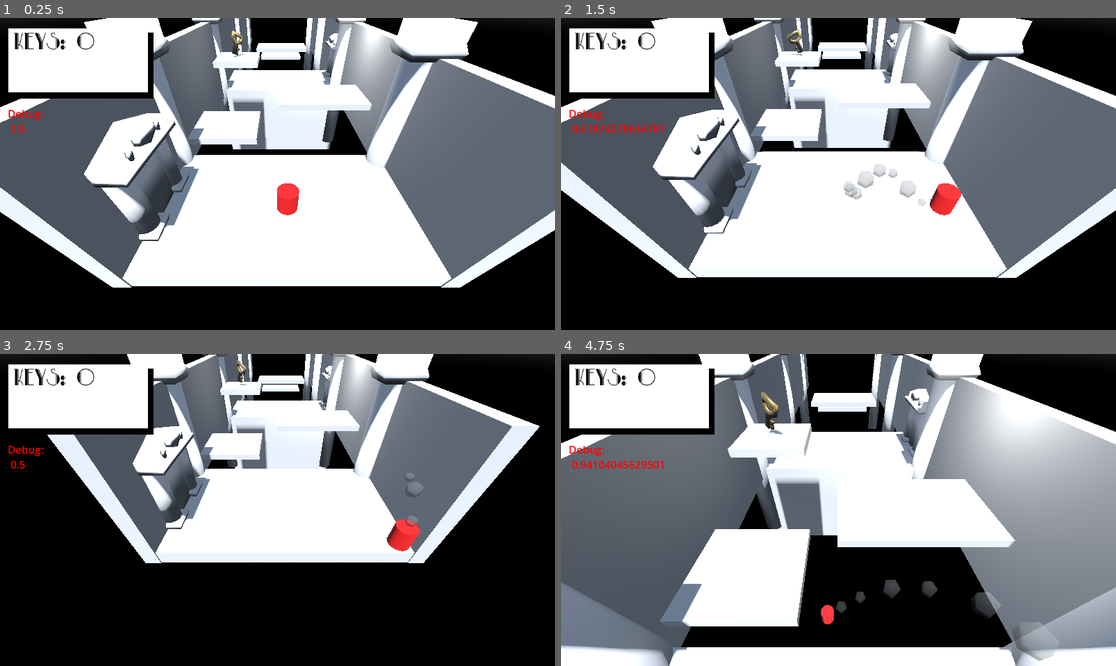
Above: before the commit, frames 1-4 (two rows, left to right).
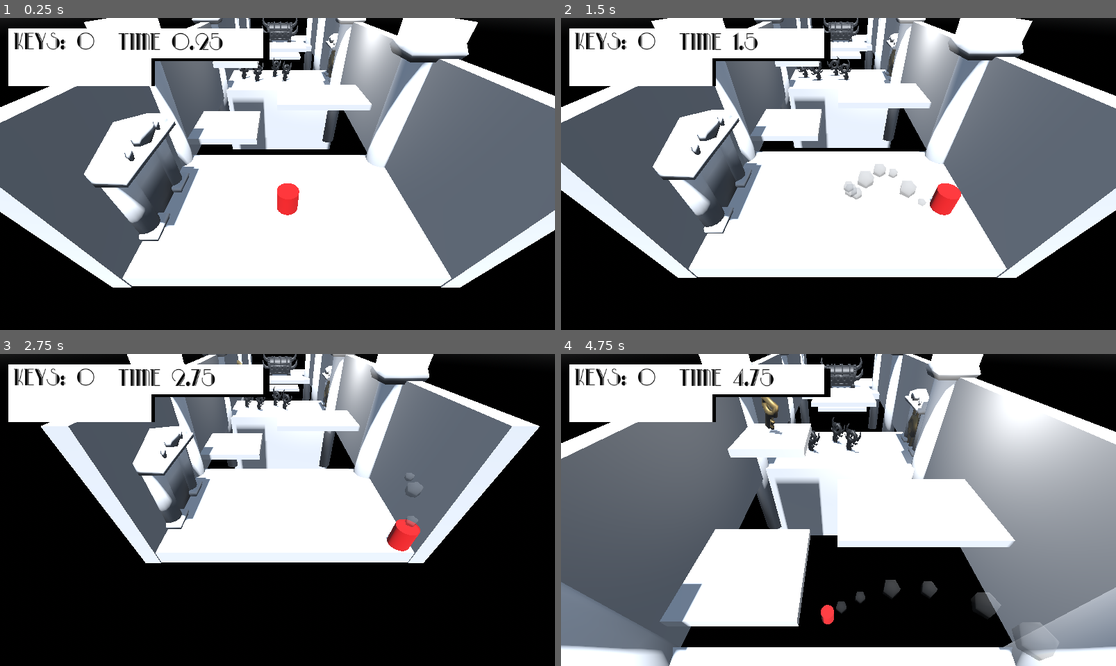
Above: after the commit, the same moments.

Repository: FloridaChristopher/LabyrinthGameJam
Game: Godot game, scene res://Scenes/the_maze.tscn
The game is run twice, just before and just after one commit, with the same random seed, the same clock (stepped at 60 frames per second) and the same inputs.
Inputs:
- Up to frame 1 (0.25 s): no input
- Up to frame 2 (1.5 s): hold D (Right) 0.53-1.28 s; tap Space (Jump) at 0.77 s; hold S (Backward) from 1.28 s (still down)
- Up to frame 3 (2.75 s): tap Space (Jump) at 1.52 s; release S (Backward) at 2.03 s; hold D (Right) from 2.03 s (still down)
- Up to frame 4 (4.75 s): release D (Right) at 2.78 s; hold W (Forward) 2.78-3.53 s; tap Space (Jump) at 3.02, 3.77, 4.52 s; hold A (Left) from 3.53 s (still down)

The runs differ from the first frame. In frame 1, 3.7% of the frame differs, in the area x 1-61%, y 0-37%; in frame 2, 3.9%; in frame 3, 3.4%; in frame 4, 4.4%, in the area x 1-65%, y 1-37%.

Commit message:
Big Chest
- Added the big chest
- The chest only opens if you have 4 keys.
- when it opens you will warp to the last room in the rooms array
- added a custom resource file called the roomsarray. it contains the room array.

Diff:
--- /dev/null
+++ b/Labyrinth/Objects/big_chest.tscn
@@ -0,0 +1,36 @@
+[gd_scene load_steps=6 format=3 uid="uid://c4b6eo85fa5xl"]
+
+[ext_resource type="ArrayMesh" uid="uid://be64qkmgl5dyg" path="res://Models/big chest.obj" id="1_e12rw"]
+[ext_resource type="Script" path="res://Scripts/big_chest.gd" id="1_sedc0"]
+
+[sub_resource type="StandardMaterial3D" id="StandardMaterial3D_a6qiy"]
+albedo_color = Color(0.27451, 0.27451, 0.27451, 1)
+metallic = 1.0
+roughness = 0.49
+
+[sub_resource type="BoxShape3D" id="BoxShape3D_se4a5"]
+size = Vector3(2.023, 0.924, 1.185)
+
+[sub_resource type="BoxShape3D" id="BoxShape3D_3jgoh"]
+size = Vector3(1.787, 1, 1)
+
+[node name="Big Chest" type="StaticBody3D"]
+script = ExtResource("1_sedc0")
+
+[node name="BigChest" type="MeshInstance3D" parent="."]
+transform = Transform3D(0.638787, 0, 0, 0, 0.638787, 0, 0, 0, 0.638787, 0, 0, 0)
+material_override = SubResource("StandardMaterial3D_a6qiy")
+mesh = ExtResource("1_e12rw")
+skeleton = NodePath("../..")
+
+[node name="Area3D" type="Area3D" parent="."]
+
+[node name="CollisionShape3D" type="CollisionShape3D" parent="Area3D"]
+transform = Transform3D(1, 0, 0, 0, 1, 0, 0, 0, 1, 0, 0.527512, -0.255733)
+shape = SubResource("BoxShape3D_se4a5")
+
+[node name="CollisionShape3D" type="CollisionShape3D" parent="."]
+transform = Transform3D(1, 0, 0, 0, 1, 0, 0, 0, 1, 0, 0.482575, -0.267483)
+shape = SubResource("BoxShape3D_3jgoh")
+
+[connection signal="body_entered" from="Area3D" to="." method="_on_area_3d_body_entered"]
--- a/Labyrinth/Objects/big_key.tscn
+++ b/Labyrinth/Objects/big_key.tscn
@@ -90,7 +90,7 @@
 script = ExtResource("1_kah3o")
 
 [node name="Node3D" type="Node3D" parent="."]
-transform = Transform3D(-0.748473, 0, 0.663165, 0, 1, 0, -0.663165, 0, -0.748473, 0, 0.0524707, 0)
+transform = Transform3D(0.766258, 0, -0.642532, 0, 1, 0, 0.642532, 0, 0.766258, 0, 0.0151513, 0)
 
 [node name="BigKey" type="MeshInstance3D" parent="Node3D"]
 transform = Transform3D(0.37248, 0, 0, 0, 0.341718, 0.148222, 0, -0.148222, 0.341718, 0, 0.0314566, 0.111401)
--- a/Labyrinth/Objects/bigger_key.tscn
+++ b/Labyrinth/Objects/bigger_key.tscn
@@ -1,18 +1,12 @@
-[gd_scene load_steps=10 format=3 uid="uid://rag02nht8chh"]
+[gd_scene load_steps=8 format=3 uid="uid://rag02nht8chh"]
 
 [ext_resource type="Script" path="res://Scripts/key.gd" id="1_s7i48"]
 [ext_resource type="ArrayMesh" uid="uid://yr5epxnc45b8" path="res://Models/Bigger key.obj" id="2_47nk2"]
-[ext_resource type="ArrayMesh" uid="uid://c2pmd4ijsjnlq" path="res://Models/Big key.obj" id="2_b0n57"]
 
 [sub_resource type="StandardMaterial3D" id="StandardMaterial3D_mki5a"]
 albedo_color = Color(0.27451, 0.27451, 0.27451, 1)
 metallic = 1.0
 roughness = 0.49
-
-[sub_resource type="StandardMaterial3D" id="StandardMaterial3D_y5sd7"]
-albedo_color = Color(0.752941, 0.639216, 0.4, 1)
-metallic = 1.0
-roughness = 0.56
 
 [sub_resource type="SphereShape3D" id="SphereShape3D_fj8e8"]
 radius = 0.335
@@ -93,13 +87,6 @@
 mesh = ExtResource("2_47nk2")
 skeleton = NodePath("../..")
 
-[node name="BigKey" type="MeshInstance3D" parent="Node3D"]
-transform = Transform3D(0.37248, 7.36592e-05, 0.000307003, -0.000190176, 0.341459, 0.148817, -0.000252012, -0.148817, 0.341459, 0, 0.0314566, 0.111401)
-visible = false
-material_override = SubResource("StandardMaterial3D_y5sd7")
-mesh = ExtResource("2_b0n57")
-skeleton = NodePath("../../..")
-
 [node name="CollisionShape3D" type="CollisionShape3D" parent="."]
 transform = Transform3D(1, 0, 0, 0, 1, 0, 0, 0, 1, 0, 0.289194, 0)
 shape = SubResource("SphereShape3D_fj8e8")
--- a/Labyrinth/Objects/doorway.tscn
+++ b/Labyrinth/Objects/doorway.tscn
@@ -7,6 +7,80 @@
 
 [sub_resource type="BoxShape3D" id="BoxShape3D_5k4op"]
 size = Vector3(1.269, 1.904, 0.439)
+
+[sub_resource type="Animation" id="Animation_gq3gu"]
+length = 0.001
+tracks/0/type = "value"
+tracks/0/imported = false
+tracks/0/enabled = true
+tracks/0/path = NodePath("GateParent:position")
+tracks/0/interp = 1
+tracks/0/loop_wrap = true
+tracks/0/keys = {
+"times": PackedFloat32Array(0),
+"transitions": PackedFloat32Array(1),
+"update": 0,
+"values": [Vector3(0, 0, 0)]
+}
+
+[sub_resource type="Animation" id="Animation_onsjt"]
+resource_name = "door_locked"
+tracks/0/type = "value"
+tracks/0/imported = false
+tracks/0/enabled = true
+tracks/0/path = NodePath("GateParent:position")
+tracks/0/interp = 1
+tracks/0/loop_wrap = true
+tracks/0/keys = {
+"times": PackedFloat32Array(0),
+"transitions": PackedFloat32Array(1),
+"update": 0,
+"values": [Vector3(0, 0, 0)]
+}
+
+[sub_resource type="Animation" id="Animation_l5440"]
+resource_name = "door_unlock"
+tracks/0/type = "value"
+tracks/0/imported = false
+tracks/0/enabled = true
+tracks/0/path = NodePath("GateParent:position")
+tracks/0/interp = 1
+tracks/0/loop_wrap = true
+tracks/0/keys = {
+"times": PackedFloat32Array(0, 1),
+"transitions": PackedFloat32Array(1, 1),
+"update": 0,
+"values": [Vector3(0, 0, 0), Vector3(0, -1.61948, 0)]
+}
+
+[sub_resource type="AnimationLibrary" id="AnimationLibrary_mgghw"]
+_data = {
+"RESET": SubResource("Animation_gq3gu"),
+"door_locked": SubResource("Animation_onsjt"),
+"door_unlock": SubResource("Animation_l5440")
+}
+
+[sub_resource type="AnimationNodeAnimation" id="AnimationNodeAnimation_tp4rh"]
+animation = &"door_locked"
+
+[sub_resource type="AnimationNodeAnimation" id="AnimationNodeAnimation_d5erd"]
+animation = &"door_unlock"
+
+[sub_resource type="AnimationNodeStateMachineTransition" id="AnimationNodeStateMachineTransition_sbtj3"]
+advance_mode = 2
+
+[sub_resource type="AnimationNodeStateMachineTransition" id="AnimationNodeStateMachineTransition_ldofp"]
+advance_mode = 2
+advance_condition = &"locked"
+
+[sub_resource type="AnimationNodeStateMachine" id="AnimationNodeStateMachine_k7xdp"]
+states/door_locked/node = SubResource("AnimationNodeAnimation_tp4rh")
+states/door_locked/position = Vector2(351, 74)
+states/door_unlock/node = SubResource("AnimationNodeAnimation_d5erd")
+states/door_unlock/position = Vector2(566, 86)
+transitions = ["Start", "door_locked", SubResource("AnimationNodeStateMachineTransition_sbtj3"), "door_locked", "door_unlock", SubResource("AnimationNodeStateMachineTransition_ldofp")]
+
+[sub_resource type="AnimationNodeStateMachinePlayback" id="AnimationNodeStateMachinePlayback_xh50l"]
 
 [sub_resource type="StandardMaterial3D" id="StandardMaterial3D_km3br"]
 albedo_color = Color(0.752941, 0.639216, 0.4, 1)
@@ -19,7 +93,7 @@
 mesh = ExtResource("2_3owyv")
 script = ExtResource("3_jj8vu")
 spawnpoint = NodePath("Node3D")
-gate = NodePath("LockGate")
+gate = NodePath("GateParent/LockGate")
 
 [node name="Area3D" type="Area3D" parent="."]
 
@@ -30,9 +104,25 @@
 [node name="Node3D" type="Node3D" parent="."]
 transform = Transform3D(1, 0, -7.10543e-15, 0, 1, 0, 7.10543e-15, 0, 1, -5.21541e-08, 0.368271, 1.19146)
 
-[node name="LockGate" type="MeshInstance3D" parent="."]
+[node name="AnimationPlayer" type="AnimationPlayer" parent="."]
+libraries = {
+"": SubResource("AnimationLibrary_mgghw")
+}
+
+[node name="AnimationTree" type="AnimationTree" parent="."]
+tree_root = SubResource("AnimationNodeStateMachine_k7xdp")
+anim_player = NodePath("../AnimationPlayer")
+active = true
+parameters/playback = SubResource("AnimationNodeStateMachinePlayback_xh50l")
+parameters/conditions/locked = false
+
+[node name="GateParent" type="Node3D" parent="."]
+transform = Transform3D(1, 0, -7.10543e-15, 0, 1, 0, 7.10543e-15, 0, 1, 0, 0, 0)
+
+[node name="LockGate" type="MeshInstance3D" parent="GateParent"]
 transform = Transform3D(1, 0, -7.10543e-15, 0, 1, 0, 7.10543e-15, 0, 1, -0.0487188, 0.0351018, -0.0686426)
 material_override = SubResource("StandardMaterial3D_km3br")
 mesh = ExtResource("4_gwfgt")
+skeleton = NodePath("../..")
 
 [connection signal="body_entered" from="Area3D" to="." method="_on_area_3d_body_entered"]
--- a/Labyrinth/Rooms/room0.tscn
+++ b/Labyrinth/Rooms/room0.tscn
@@ -7,6 +7,8 @@
 [ext_resource type="PackedScene" uid="uid://cb061gs4qifx8" path="res://Objects/doorway.tscn" id="5_nyqn0"]
 [ext_resource type="PackedScene" uid="uid://832o6u5ts2pp" path="res://Objects/te_4t_platform.tscn" id="6_fh0vx"]
 [ext_resource type="PackedScene" uid="uid://ceed8awj3lsqn" path="res://Objects/big_key.tscn" id="7_ulg30"]
+[ext_resource type="PackedScene" uid="uid://c4b6eo85fa5xl" path="res://Objects/big_chest.tscn" id="8_g87gp"]
+[ext_resource type="PackedScene" uid="uid://rag02nht8chh" path="res://Objects/bigger_key.tscn" id="9_tqk6q"]
 
 [node name="Room" type="Node3D" groups=["Room"]]
 script = ExtResource("1_h4cj0")
@@ -73,6 +75,7 @@
 [node name="Doorway2" parent="." instance=ExtResource("5_nyqn0")]
 transform = Transform3D(9.44699e-08, 0, -0.720406, 0, 0.720406, 0, 0.720406, 0, 9.44699e-08, 2.39933, -0.462566, -7.64101)
 skeleton = NodePath("../..")
+locked = true
 exit = 1
 connectedRoom = 1
 
@@ -112,10 +115,31 @@
 [node name="Te4t_platform2" parent="." instance=ExtResource("6_fh0vx")]
 transform = Transform3D(1, 0, 0, 0, 1, 0, 0, 0, 0.887152, 0, 0, -7.64941)
 
+[node name="Te4t_platform12" parent="." instance=ExtResource("6_fh0vx")]
+transform = Transform3D(1, 0, 0, 0, 1, 0, 0, 0, 0.887152, 0, 0, -16.3259)
+
+[node name="Te4t_platform13" parent="." instance=ExtResource("6_fh0vx")]
+transform = Transform3D(1, 0, 0, 0, 1, 0, 0, 0, 0.887152, 0, 0, -18.7183)
+
 [node name="Te4t_platform3" parent="." instance=ExtResource("6_fh0vx")]
 transform = Transform3D(1, 0, 0, 0, -4.37114e-08, -1, 0, 1, -4.37114e-08, 0, -1.96166, -5.69906)
 
 [node name="BigKey" parent="." instance=ExtResource("7_ulg30")]
 transform = Transform3D(1, 0, 0, 0, 1, 0, 0, 0, 1, -1.49423, 1.07252, -4.98209)
 
+[node name="Big Chest" parent="." instance=ExtResource("8_g87gp")]
+transform = Transform3D(1, 0, 0, 0, 1, 0, 0, 0, 1, 0, -0.469556, -16.9393)
+
+[node name="BigKey2" parent="." instance=ExtResource("9_tqk6q")]
+transform = Transform3D(1, 0, 0, 0, 1, 0, 0, 0, 1, -1.09459, -0.462566, -7.26441)
+
+[node name="BigKey3" parent="." instance=ExtResource("9_tqk6q")]
+transform = Transform3D(1, 0, 0, 0, 1, 0, 0, 0, 1, 0.166559, -0.462566, -7.30935)
+
+[node name="BigKey4" parent="." instance=ExtResource("9_tqk6q")]
+transform = Transform3D(1, 0, 0, 0, 1, 0, 0, 0, 1, -1.73695, -0.462566, -7.63201)
+
+[node name="BigKey5" parent="." instance=ExtResource("9_tqk6q")]
+transform = Transform3D(1, 0, 0, 0, 1, 0, 0, 0, 1, -0.300476, -0.462566, -7.9316)
+
 [editable path="Te4t_platform10"]
--- /dev/null
+++ b/Labyrinth/Rooms/rooms array.tres
@@ -0,0 +1,10 @@
+[gd_resource type="Resource" script_class="rooms_array" load_steps=5 format=3 uid="uid://dit8ljbjt3lmd"]
+
+[ext_resource type="PackedScene" uid="uid://brxx65eh0t5mh" path="res://Rooms/room0.tscn" id="1_nitxj"]
+[ext_resource type="Script" path="res://Scripts/roomsarray.gd" id="1_qhv5y"]
+[ext_resource type="PackedScene" uid="uid://b44xpwublo52q" path="res://Rooms/room1.tscn" id="2_ppclc"]
+[ext_resource type="PackedScene" uid="uid://b2agqgu2qu5vr" path="res://Rooms/room2.tscn" id="3_0orbx"]
+
+[resource]
+script = ExtResource("1_qhv5y")
+arr = Array[Resource]([ExtResource("1_nitxj"), ExtResource("2_ppclc"), ExtResource("3_0orbx")])
--- a/Labyrinth/Scenes/the_maze.tscn
+++ b/Labyrinth/Scenes/the_maze.tscn
@@ -1,10 +1,8 @@
-[gd_scene load_steps=15 format=3 uid="uid://buh8ief2eol35"]
+[gd_scene load_steps=13 format=3 uid="uid://buh8ief2eol35"]
 
 [ext_resource type="Script" path="res://Scripts/maze_control.gd" id="1_amh2u"]
 [ext_resource type="PackedScene" uid="uid://cuaux0000u4ex" path="res://Scenes/player.tscn" id="1_opeje"]
-[ext_resource type="PackedScene" uid="uid://brxx65eh0t5mh" path="res://Rooms/room0.tscn" id="2_8btyh"]
-[ext_resource type="PackedScene" uid="uid://b44xpwublo52q" path="res://Rooms/room1.tscn" id="3_icjtw"]
-[ext_resource type="PackedScene" uid="uid://b2agqgu2qu5vr" path="res://Rooms/room2.tscn" id="4_arhqy"]
+[ext_resource type="Resource" uid="uid://dit8ljbjt3lmd" path="res://Rooms/rooms array.tres" id="2_tary6"]
 [ext_resource type="Script" path="res://Scripts/camerascroll.gd" id="4_ors2s"]
 [ext_resource type="Script" path="res://Scripts/collectablecontrol.gd" id="7_n5gk5"]
 [ext_resource type="PackedScene" uid="uid://cdb6cv8ygoi3v" path="res://UI/bigger_key_icon.tscn" id="8_gstgy"]
@@ -28,7 +26,7 @@
 
 [node name="Labyrith" type="Node3D" groups=["Control"]]
 script = ExtResource("1_amh2u")
-rooms = Array[Resource]([ExtResource("2_8btyh"), ExtResource("3_icjtw"), ExtResource("4_arhqy")])
+roomsarray = ExtResource("2_tary6")
 
 [node name="Player" parent="." instance=ExtResource("1_opeje")]
 transform = Transform3D(1, 0, 0, 0, 1, 0, 0, 0, 1, 0, 0.207836, 0)
@@ -59,20 +57,72 @@
 
 [node name="CanvasLayer" type="CanvasLayer" parent="."]
 
-[node name="ColorRect2" type="ColorRect" parent="CanvasLayer"]
+[node name="finalscoreparent" type="Node2D" parent="CanvasLayer"]
+visible = false
+position = Vector2(22, 195)
+
+[node name="ColorRect5" type="ColorRect" parent="CanvasLayer/finalscoreparent"]
+offset_left = 321.0
+offset_top = 238.0
+offset_right = 807.0
+offset_bottom = 391.0
+color = Color(0, 0, 0, 1)
+
+[node name="ColorRect6" type="ColorRect" parent="CanvasLayer/finalscoreparent"]
+offset_left = 311.0
+offset_top = 227.0
+offset_right = 796.0
+offset_bottom = 372.0
+
+[node name="RichTextLabel3" type="RichTextLabel" parent="CanvasLayer/finalscoreparent"]
+offset_left = 444.0
+offset_top = 233.0
+offset_right = 702.0
+offset_bottom = 285.0
+theme_override_colors/default_color = Color(0, 0, 0, 1)
+theme_override_fonts/normal_font = ExtResource("9_u1q61")
+theme_override_font_sizes/normal_font_size = 45
+text = "Final Time"
+
+[node name="Final Text" type="RichTextLabel" parent="CanvasLayer/finalscoreparent"]
+offset_left = 390.0
+offset_top = 280.0
+offset_right = 750.0
+offset_bottom = 402.0
+theme_override_colors/default_color = Color(0, 0, 0, 1)
+theme_override_fonts/normal_font = ExtResource("9_u1q61")
+theme_override_font_sizes/normal_font_size = 80
+text = "100.00"
+
+[node name="wowaeaf" type="Node2D" parent="CanvasLayer"]
+
+[node name="ColorRect2" type="ColorRect" parent="CanvasLayer/wowaeaf"]
 offset_left = 29.0
 offset_top = 30.0
-offset_right = 318.0
-offset_bottom = 168.0
+offset_right = 560.0
+offset_bottom = 89.0
 color = Color(0, 0, 0, 1)
 
-[node name="ColorRect" type="ColorRect" parent="CanvasLayer"]
+[node name="ColorRect" type="ColorRect" parent="CanvasLayer/wowaeaf"]
 offset_left = 18.0
 offset_top = 21.0
-offset_right = 307.0
-offset_bottom = 154.0
+offset_right = 547.0
+offset_bottom = 83.0
 
-[node name="RichTextLabel" type="RichTextLabel" parent="CanvasLayer" node_paths=PackedStringArray("pos") groups=["UI"]]
+[node name="ColorRect4" type="ColorRect" parent="CanvasLayer/wowaeaf"]
+offset_left = 52.0
+offset_top = 83.0
+offset_right = 322.0
+offset_bottom = 142.0
+color = Color(0, 0, 0, 1)
+
+[node name="ColorRect3" type="ColorRect" parent="CanvasLayer/wowaeaf"]
+offset_left = 17.0
+offset_top = 82.0
+offset_right = 314.0
+offset_bottom = 141.0
+
+[node name="RichTextLabel" type="RichTextLabel" parent="CanvasLayer/wowaeaf" node_paths=PackedStringArray("pos", "timertext", "finaltimetext", "main", "final") groups=["UI"]]
 offset_left = 28.0
 offset_top = 23.0
 offset_right = 296.0
@@ -80,12 +130,30 @@
 theme_override_colors/default_color = Color(0, 0, 0, 1)
 theme_override_fonts/normal_font = ExtResource("9_u1q61")
 theme_override_font_sizes/normal_font_size = 45
-text = "Keys  99"
+text = "Keys 99"
 script = ExtResource("7_n5gk5")
 pos = NodePath("../Node2D")
 bigkeyprefab = ExtResource("8_gstgy")
+timertext = NodePath("../RichTextLabel2")
+finaltimetext = NodePath("../../finalscoreparent/Final Text")
+main = NodePath("..")
+final = NodePath("../../finalscoreparent")
+
+[node name="RichTextLabel2" type="RichTextLabel" parent="CanvasLayer/wowaeaf"]
+offset_left = 245.0
+offset_top = 24.0
+offset_right = 553.0
+offset_bottom = 103.0
+theme_override_colors/default_color = Color(0, 0, 0, 1)
+theme_override_fonts/normal_font = ExtResource("9_u1q61")
+theme_override_font_sizes/normal_font_size = 45
+text = "Time 100.00"
+
+[node name="Node2D" type="Node2D" parent="CanvasLayer/wowaeaf"]
+position = Vector2(61, 108)
 
 [node name="Debug" type="RichTextLabel" parent="CanvasLayer" node_paths=PackedStringArray("player")]
+visible = false
 offset_left = 16.0
 offset_top = 183.0
 offset_right = 309.0
@@ -96,6 +164,3 @@
 "
 script = ExtResource("8_w72b8")
 player = NodePath("../../Player")
-
-[node name="Node2D" type="Node2D" parent="CanvasLayer"]
-position = Vector2(61, 108)
--- /dev/null
+++ b/Labyrinth/Scripts/big_chest.gd
@@ -0,0 +1,21 @@
+extends Node3D
+
+@export var requiredkeys: int = 4
+
+# Called when the node enters the scene tree for the first time.
+func _ready():
+	pass # Replace with function body.
+
+
+# Called every frame. 'delta' is the elapsed time since the previous frame.
+func _process(delta):
+	pass
+
+
+func _on_area_3d_body_entered(body):
+	if body.is_in_group("Player") and get_tree().get_nodes_in_group("UI"
+	).pop_front().bigKeys >= requiredkeys:
+		print("opened chest")
+		get_tree().get_nodes_in_group("Control").pop_front().opened_chest()
+
+	pass # Replace with function body.
--- a/Labyrinth/Scripts/collectablecontrol.gd
+++ b/Labyrinth/Scripts/collectablecontrol.gd
@@ -3,9 +3,16 @@
 
 var keys: int = 0
 var bigKeys: int = 0
+var time: float = 0
 
 @export var pos: Node2D
 @export var bigkeyprefab: Resource
+@export var timertext: RichTextLabel
+@export var finaltimetext: RichTextLabel
+
+@export var main: Node2D
+@export var final: Node2D
+
 
 func add_keys(num:int,isbigkey:bool):
 	if isbigkey:
@@ -29,7 +36,20 @@
 func spend_key():
 	keys -= 1
 
+
+func ready():
+	final.visible = false
+
 # Called every frame. 'delta' is the elapsed time since the previous frame.
 func _process(delta):
 	text = "Keys: " + str(keys)
+	time += delta
+	timertext.text = "Time " + str(snapped(time,0.01))
 	pass
+
+func show_final_time():
+	print("Final time is: ",time)
+	main.visible = false
+	final.visible = true
+	finaltimetext.text = str(snapped(time,0.01))
+	pass
--- a/Labyrinth/Scripts/maze_control.gd
+++ b/Labyrinth/Scripts/maze_control.gd
@@ -1,6 +1,8 @@
 extends Node3D
 
-@export var rooms: Array[Resource]
+
+@export var roomsarray: Resource
+var rooms: Array[Resource]
 
 @export var currentscene: int = 0
 
@@ -8,6 +10,7 @@
 
 # Called when the node enters the scene tree for the first time.
 func _ready():
+	rooms = roomsarray.arr
 	for i in range(0,rooms.size()):
 		roomsData.append(room_data.new())
 
@@ -32,3 +35,8 @@
 # Called every frame. 'delta' is the elapsed time since the previous frame.
 func _process(delta):
 	pass
+
+func opened_chest():
+	get_tree().get_nodes_in_group("UI").pop_front().show_final_time()
+	load_room(rooms.size()-1,0)
+	pass
--- /dev/null
+++ b/Labyrinth/Scripts/roomsarray.gd
@@ -0,0 +1,4 @@
+extends Resource
+class_name rooms_array
+
+@export var arr: Array[Resource]
Not shown, added: Labyrinth/Models/big chest.obj
Not shown, added: Labyrinth/Models/big chest.obj.import
Not shown: 1 places in Labyrinth/Objects/doorway.tscn that only renumber resources
Not shown: 1 places in Labyrinth/Rooms/room0.tscn that only renumber resources
